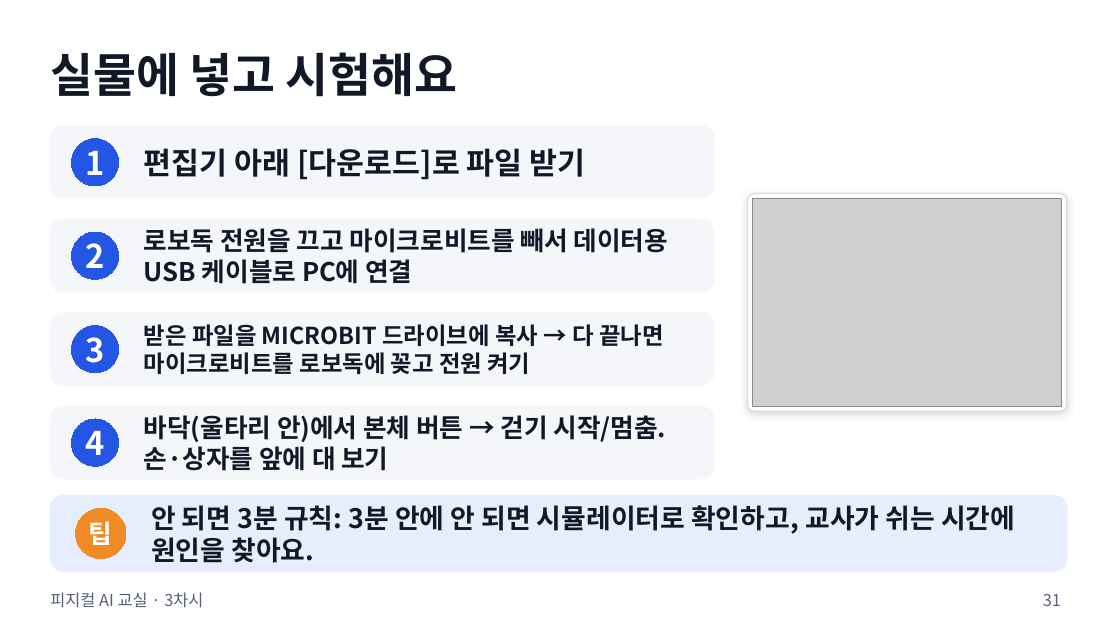
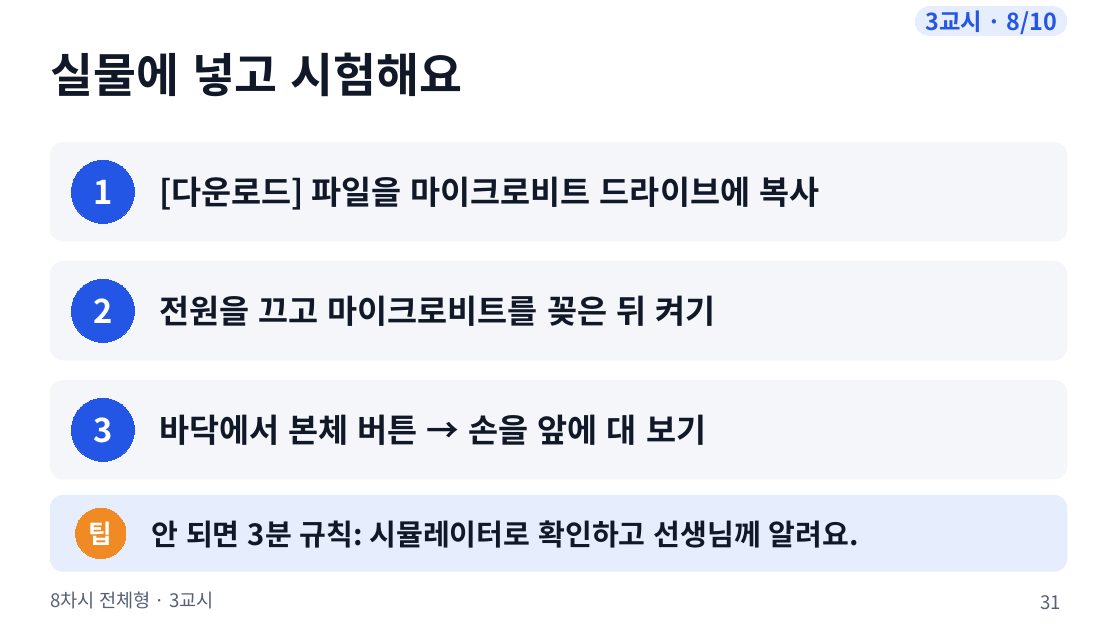
Before and after one commit to boundaryx01-uniquelife/microbit, a slide deck: slide 31 of bridge/docs/materials/8차시_전체형/8차시_수업슬라이드.pptx. Drawn at 1120x630 pixels with LibreOffice and Linux fonts; fonts in the diff are those of the drawing; grey boxes stand for pictures. Boxes give left, top, right and bottom in pixels: in the first picture for what was removed or moved away, otherwise in the second. Text is boxed around its words. In the diff, an @@ line names an element or a change of style, - is before the commit and + after.

```diff
--- a/bridge/docs/materials/8차시_전체형/8차시_수업슬라이드.pptx
+++ b/bridge/docs/materials/8차시_전체형/8차시_수업슬라이드.pptx
@@ rounded rectangle added at [916,7,1067,35], fill #E6EDFD, outline #E6EDFD 0.75 pt, 20 pt, text #2456E5, bold @@
+3교시 · 8/10
@@ rounded rectangle: place and size @@
-rounded rectangle at [50,126,714,198]
+rounded rectangle at [50,143,1067,241]
@@ text removed at [144,148,586,180] @@
-편집기 아래 [다운로드]로 파일 받기
@@ ellipse "1": place and size @@
-ellipse "1" at [71,139,118,186]
+ellipse "1" at [71,160,134,223]
@@ text added at [160,176,819,210], 28 pt, text #111827, bold @@
+[다운로드] 파일을 마이크로비트 드라이브에 복사
@@ rounded rectangle removed at [748,193,1067,411] @@
@@ picture removed at [753,198,1062,406] @@
@@ rounded rectangle removed at [50,219,714,292] @@
@@ text removed at [144,228,668,284] @@
-로보독 전원을 끄고 마이크로비트를 빼서 데이터용 USB 케이블로 PC에 연결
@@ proportions changed in 3 elements at [50,381,1067,479], [50,143,1067,241], [50,262,1067,360] @@
@@ rounded rectangle: place and size @@
-rounded rectangle at [50,313,714,386]
+rounded rectangle at [50,262,1067,360]
@@ ellipse "2": place and size @@
-ellipse "2" at [71,232,118,279]
+ellipse "2" at [71,280,134,343]
@@ text added at [160,295,715,326], 28 pt, text #111827, bold @@
+전원을 끄고 마이크로비트를 꽂은 뒤 켜기
@@ text removed at [144,324,663,374] @@
-받은 파일을 MICROBIT 드라이브에 복사 → 다 끝나면 마이크로비트를 로보독에 꽂고 전원 켜기
@@ rounded rectangle: place and size @@
-rounded rectangle at [50,407,714,479]
+rounded rectangle at [50,381,1067,479]
@@ ellipse "3": place and size @@
-ellipse "3" at [71,326,118,373]
+ellipse "3" at [71,398,134,461]
@@ ellipse removed at [71,419,118,466] @@
-4
@@ text at [160,414,706,445]: text changed; size 22 to 28 pt @@
-바닥(울타리 안)에서 본체 버튼 → 걷기 시작/멈춤. 손·상자를 앞에 대 보기
+바닥에서 본체 버튼 → 손을 앞에 대 보기
@@ text at [151,520,859,548]: text changed; size 23 to 25 pt @@
-안 되면 3분 규칙: 3분 안에 안 되면 시뮬레이터로 확인하고, 교사가 쉬는 시간에 원인을 찾아요.
+안 되면 3분 규칙: 시뮬레이터로 확인하고 선생님께 알려요.
@@ text at [50,591,214,609]: text changed; size 14 to 16 pt @@
-피지컬 AI 교실 · 3차시
+8차시 전체형 · 3교시
@@ page number at [1040,595,1061,609]: size 14 to 16 pt @@
```
Also in this commit, not shown: 89 other slides changed, 1 slide added, 25 other files.
